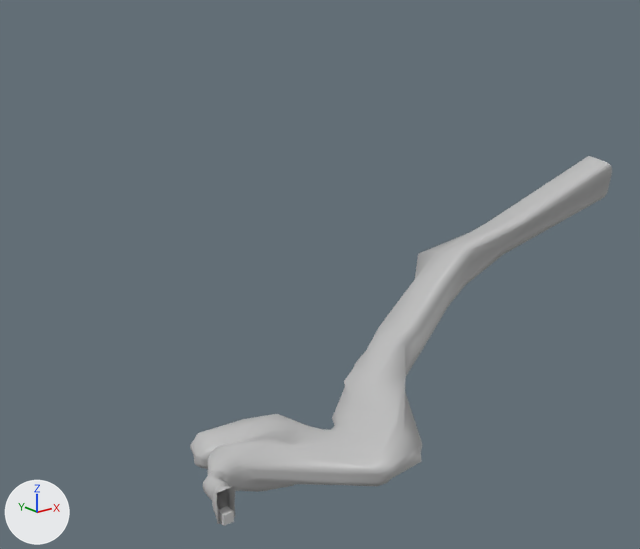
The COLLADA model game/art/shapes/Cryptid/CellarNest/CellarNestInteriors.dae, before and after one commit.
Both versions are drawn from a 50 mm camera at (-67.5, -109.2, 81.3) aimed at (54.9, 43.8, 20.1). Lighting does not change. The marker at lower left points along +X, +Y and +Z.
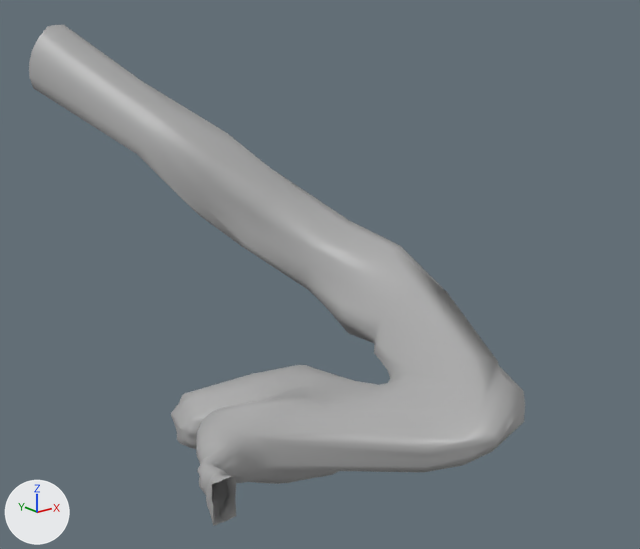
Commit message: Art Changes- made cellarcave face right direction (before it poked up through the front of the house)

Patch to the scene script:
```diff
--- a/game/art/shapes/Cryptid/CellarNest/CellarNestInteriors.dae.py
+++ b/game/art/shapes/Cryptid/CellarNest/CellarNestInteriors.dae.py
@@ mat_cellarnest_material @@
+mat_cellarnest_material = principled_material('CellarNest-material')
+mat_cellarnest_material.base_color = (0.41, 0.41, 0.41)  # grey #acacac
+mat_cellarnest_material.roughness = 0.44
@@ me_circle @@
 # used by ob_circle; location = (0.0, 0.0, 2.1); rotation_euler = (1.571, 0.0, 0.0), in degrees (90, 0, 0); scale = (1.6, 2.93, 1.6)
-me_circle.from_pydata(...)  # 994 vertices, 1908 faces; spans x -1.2..60.0, y -2.9..16.1, z -16.6..8.7
+me_circle.from_pydata(...)  # 994 vertices, 1908 faces; spans x -0.7..27.4, y -2.9..14.4, z -47.6..8.0
+# me_circle part 1: 503 of 994 vertices moved; they spanned x -1.2..60.0, y -1.3..16.1, z -15.5..8.7 and now span x -0.7..27.4, y -1.4..14.4, z -47.6..8.0; mean shift (-4.1, -0.2, -4.5); largest move (59.5, 13.6, 1.9) -> (11.8, 12.0, -47.6)
+# me_circle part 2: 1908 faces spanning x -0.7..27.4, y -2.9..14.4, z -47.6..8.0 switch from mat_dirt_material (grey #bebebe) to mat_cellarnest_material (grey #ababab)
@@ ob_cube @@
-ob_cube = bpy.data.objects.new('Cube', me_cube)
-ob_cube.location = (0.0, 0.0, 0.0)
@@ ob_circle @@
 ob_circle.rotation_euler = (1.571, 0.0, 0.0)  # degrees (90, 0, 0)
-ob_circle.scale = (1.6, 2.93, 1.6)
+ob_circle.scale = (2.75, 5.02, 2.75)
```

Changed parts and their boxes [x1, y1, x2, y2] in the pictures (640 x 549 px; the box of a moved part takes in the faces that stretch with it):
'Circle', reshaped, rescaled (17% wider, 36% taller)
    before: [190, 156, 612, 524]
    after: [29, 25, 525, 526]
'Cube', deleted
    before: [218, 506, 234, 526]
part 1 of me_circle, moved or reshaped
    before: [190, 156, 612, 524]
    after: [29, 25, 525, 526]
part 2 of me_circle, recoloured
    before: [190, 414, 367, 492]
    after: [171, 365, 463, 484]
